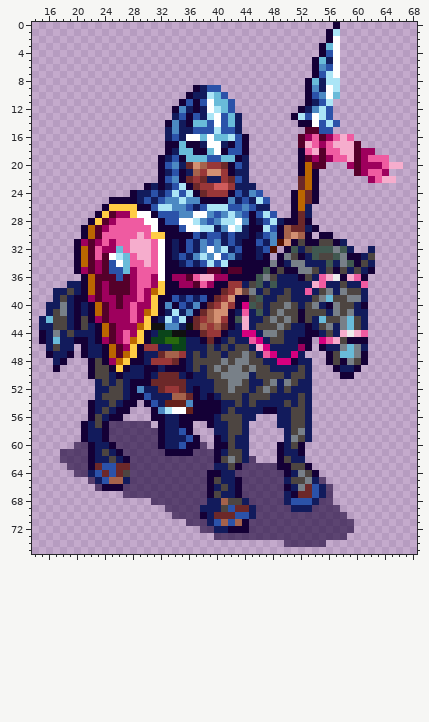
One commit to this sprite sheet: images/units/slavs/horseman2.png. The picture above is the old version.
The file is 80x80 pixels. Shown: x 14..68, y 0..75.
New version:
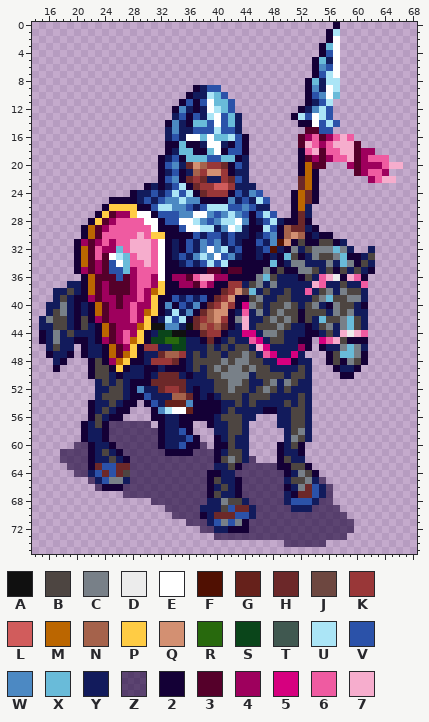
Palette (. is transparent): A #101010  B #4d4541  C #788088  D #ececec  E #ffffff  F #501002  G #66211b  H #6c2829  J #6d4740  K #993738  L #d15c5c  M #bb6600  N #a5624b  P #ffcc44  Q #d39072  R #28690d  S #0a451a  T #405850  U #abe5f6  V #2b52a9  W #4c89c3  X #69bbd9  Y #121b5c  Z #16003499  2 #140036  3 #55002a  4 #9e005d  5 #d6007f  6 #ef5ba1  7 #f6adcd
The exact change:
y 30: x 54 . -> Y
y 32: x 49 . -> Y; x 51 T -> C; x 54..58 TTTCT -> CCCXC
y 33: x 48 . -> Y; x 50 C -> X; x 54 T -> C; x 57..58 TC -> CX
y 34: x 48 C -> X; x 56 T -> C; x 58..59 CT -> XC
y 35: x 47 T -> C
y 36: x 46..47 TC -> CX
y 37: x 46 T -> C; x 48 T -> C
y 38: x 45 C -> X
y 39: x 46 T -> C
y 40: x 45 T -> C
y 41: x 46 T -> C
y 42: x 16 X -> C; x 43 T -> C
y 45: x 17 X -> C
y 65: x 25..26 NN -> CC
y 68: x 41 N -> C
y 71: x 41 N -> C; x 43 N -> C
Where, in picture pixels (left, top, right, bottom), the same in both pictures:
changed: (235, 232, 354, 323)
changed: (46, 316, 60, 344)
changed: (109, 477, 123, 484)
changed: (221, 498, 242, 526)
